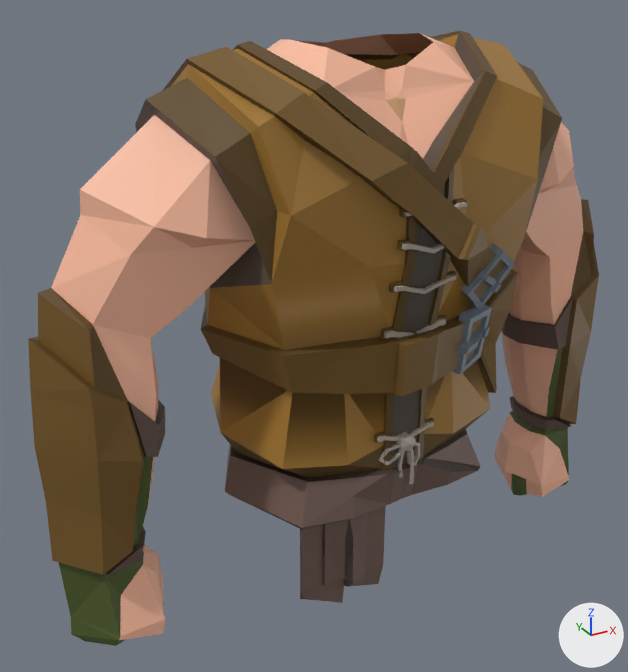
Two versions of the COLLADA model Chr/BodyParts/ArcherChest.dae, one commit apart.
Rendered twice from a camera (50 mm lens) standing at (-3.26, -5.2, 7.21) and looking at (-0.31, 0.17, 4.52). Lighting does not change. The marker at lower right points along +X, +Y and +Z.

In view in the first picture: 'Chest'.
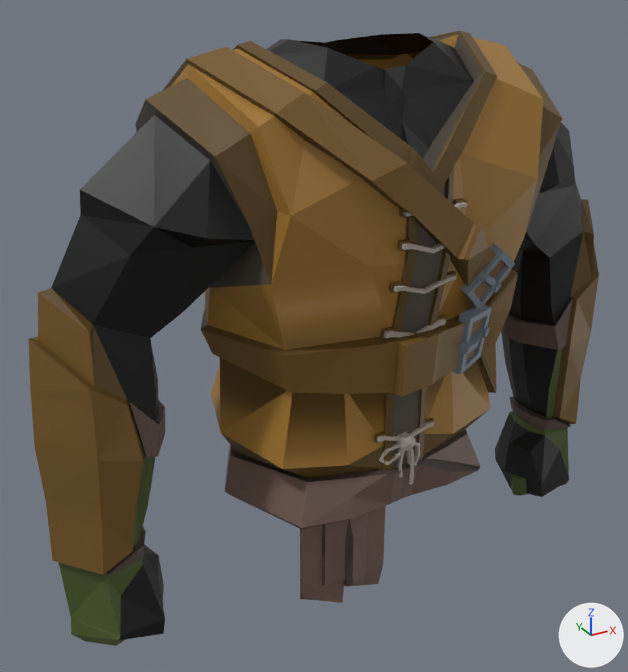
Where the change shows, as pixel boxes [x1, y1, x2, y2] in the pictures (628 x 672 px):
part 1 of me_untitled_002, recoloured (beige to black)
    both: [51, 33, 583, 640]

The edits, one by one:
me_untitled_002 has 1178 vertices, 2228 faces and spans x -2.47..2.47, y -0.98..1.06, z 2.5..6.71.
me_untitled_002 is used by ob_chest; location (0.0, 0.0, 0.0).
me_untitled_002 part 1: 254 faces centred in x -2.13..2.13, y -0.56..0.67, z 2.6..6.65 are repainted in the vertex colours; the middle colour goes from beige #ffbfa1 to black #000000.
